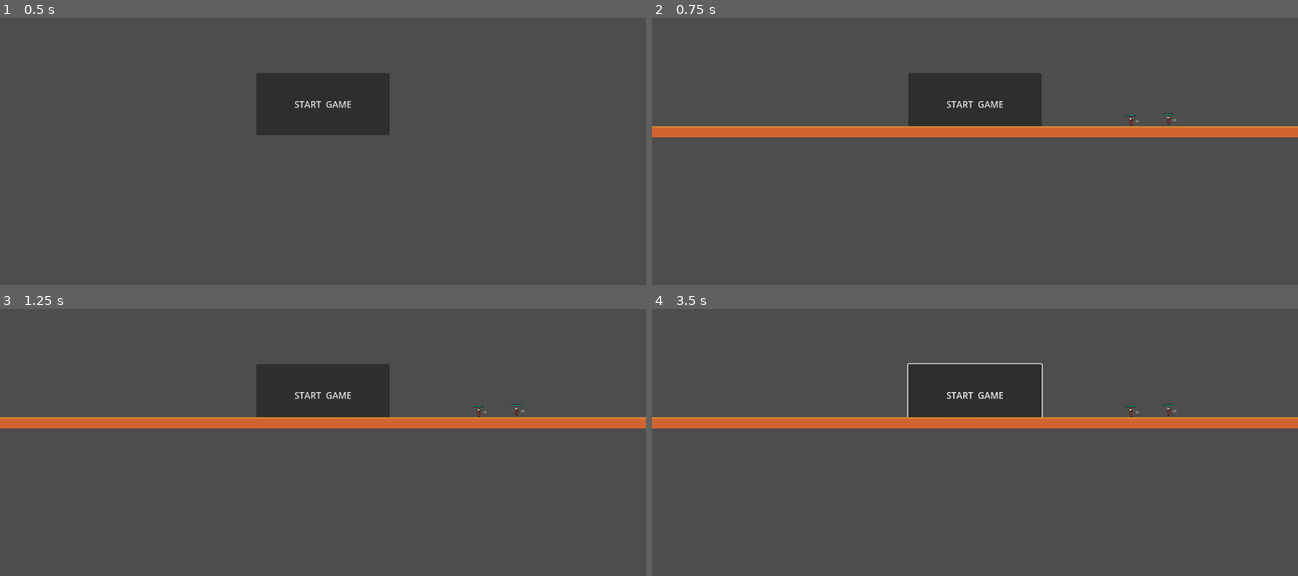
Above: before the commit, frames 1-4 (two rows, left to right).
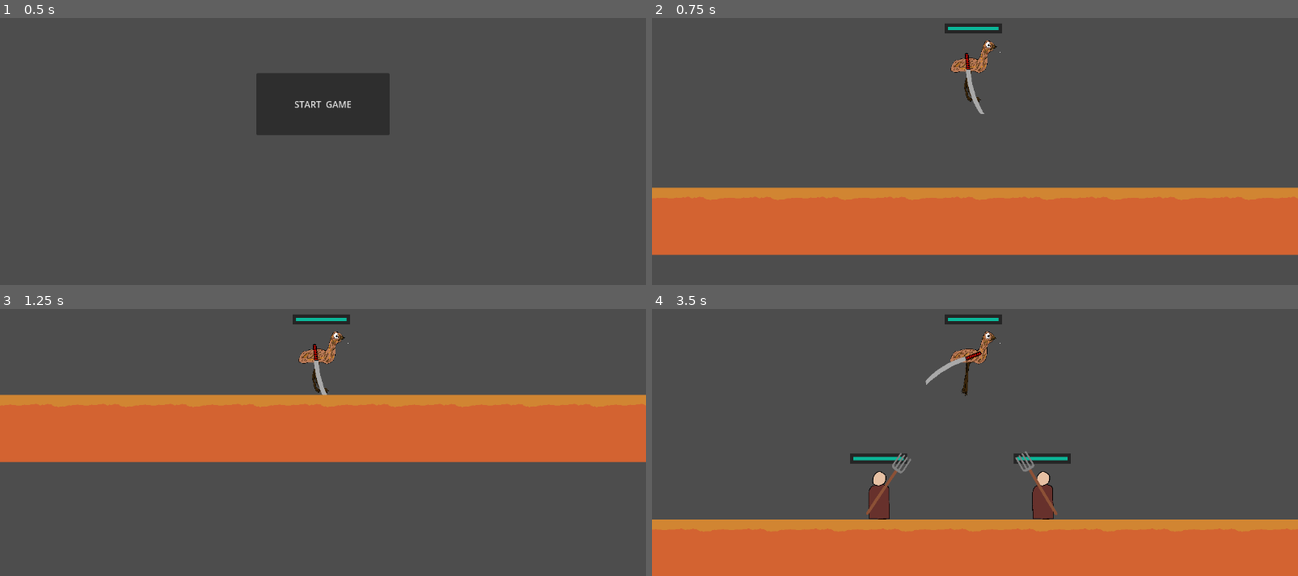
Above: after the commit, the same moments.

Repository: BastianLorsch/emu_game
Game: Godot game, scene res://scenes/game.tscn
Same seed, same stepped clock (60 frames per second), same inputs: the game is played once before the commit and once after it.
Inputs (mouse positions are in pixels of both pictures, inside the frame that each line leads up to):
- Up to frame 1 (0.5 s): no input
- Up to frame 2 (0.75 s): click "START GAME" at 0.5 s
- Up to frame 3 (1.25 s): no input
- Up to frame 4 (3.5 s): click (975, 394) at 1.25 s, where only the run before the commit has a clickable "START GAME"; tap Enter (ui_accept) at 2 s; move the mouse to (1117, 375) at 2.02 s; hold D (move_right) from 2.03 s (still down); click (1117, 375) at 2.1 s; tap Space (jump) at 2.27, 3.02 s; move the mouse to (845, 413) at 2.77 s; tap Down (crouch) at 2.85 s

Frame 1 is identical in both runs. In frame 2, 34% of the frame differs, in the area x 0-100%, y 2-89%; in frame 3, 25%; in frame 4, 32%.
Error before the commit: Invalid access to property or key 'position' on a base object of type 'PackedScene'. (res://scripts/enemy.gd:27)

Commit message:
spiel kann jetzt ein zweites mal ohne Probleme gespielt werden, aber versuche es ja nicht ein drittes mal zu starten.

Diff:
--- a/scripts/enemy.gd
+++ b/scripts/enemy.gd
@@ -5,9 +5,9 @@
 const JUMP_VELOCITY = -400.0
 @onready var weapon = $weapon
 @onready var healthbar = $Healthbar
+@onready var player = get_node("../../Player")
 var health = 150 : set = _set_health
 var do_movement = true
-const player = preload("res://scenes/player.tscn")
 
 func _ready() -> void:
 	healthbar.init_health(health)
--- a/scripts/stateMachine/player_state_controled.gd
+++ b/scripts/stateMachine/player_state_controled.gd
@@ -6,7 +6,7 @@
 
 var current_state
 var last_facing_direction = 1
-var health = 100 : set = _set_health
+var health = 100
 var regenerating = false
 @onready var animated_sprite: AnimatedSprite2D = $AnimatedSprite2D
 @onready var healthbar = $Healthbar
@@ -19,7 +19,9 @@
 	animated_sprite.flip_h = true
 	healthbar.init_health(health)
 	SignalBus.player_damaged.connect(_set_health)
-	health = 100
+	SignalBus.start_game.connect(restore_health)
+	print(health)
+
 
 
 func change_state(new_state_name: String):
@@ -57,7 +59,9 @@
 		_set_health(-0.1)
 
 func _set_health(damage):
+	print(health, damage)
 	health = min(healthbar.max_value, health - damage)
+	print(health)
 	if health <= 0:
 		SignalBus.player_dead.emit()
 	healthbar.health = health
@@ -65,5 +69,10 @@
 		regenerating = false
 		timer_regeneration.start()
 
+func restore_health():
+	health = 100
+	healthbar.init_health(health)
+
+
 func _on_timer_timeout() -> void:
 	regenerating = true
--- a/scripts/weapon.gd
+++ b/scripts/weapon.gd
@@ -36,6 +36,7 @@
 func _on_body_entered(body: Node2D) -> void:
 	var damage = 10
 	SignalBus.player_damaged.emit(damage)
+	#print("weapon_damage", body)
 
 func _on_timer_timeout() -> void:
 	attack_ready = true
